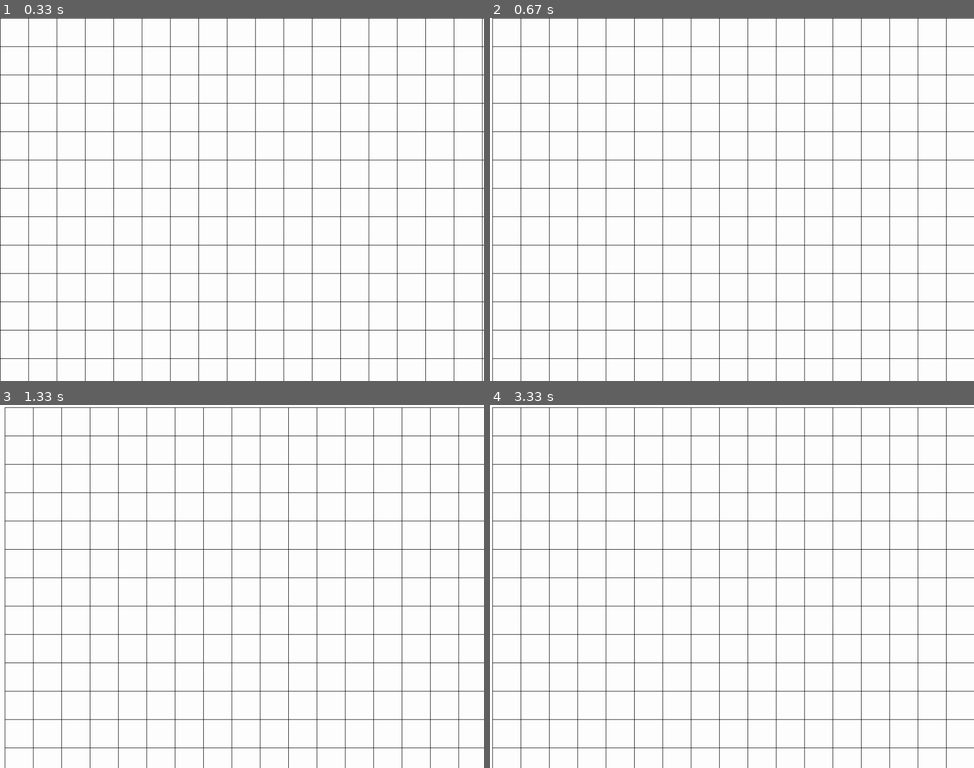
Above: before the commit, frames 1-4 (two rows, left to right).
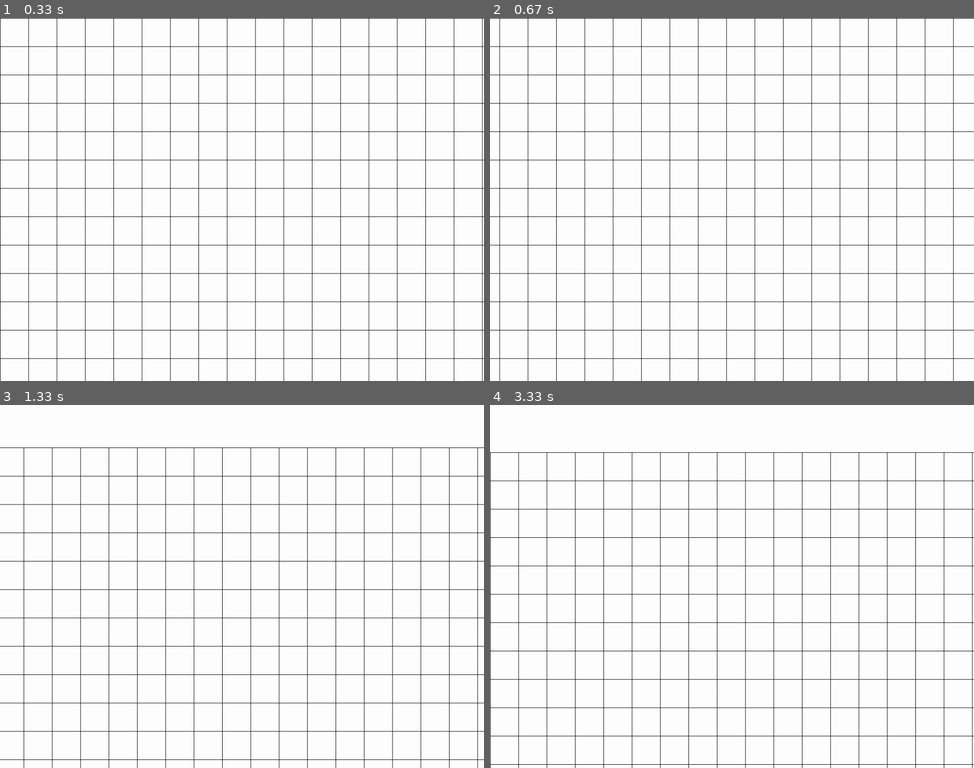
Above: after the commit, the same moments.

Repository: bakineugene/pygame_experiments
Game: pygame game, started from pygame0001.py
Two runs of this game, one before a commit and one after it. Both use one fixed random seed, a clock stepped at 60 frames per second and the inputs below.
Inputs:
- Up to frame 1 (0.33 s): no input
- Up to frame 2 (0.67 s): hold Right from 0.33 s (still down)
- Up to frame 3 (1.33 s): release Right at 0.8 s; hold Up 0.83-1.13 s; hold Right from 1.17 s (still down)
- Up to frame 4 (3.33 s): release Right at 1.63 s; hold Left 1.67-2.2 s; hold Down 2.23-2.53 s; hold Up from 3 s (still down)

Frame 1 is identical in both runs. In frame 2, 6.4% of the frame differs, in the area x 0-96%, y 0-100%; in frame 3, 12%; in frame 4, 12%, in the area x 0-100%, y 0-100%.

Commit message:
simple scrolling

Diff:
--- a/pygame0001.py
+++ b/pygame0001.py
@@ -1,8 +1,12 @@
-import pygame
+from pygame import QUIT, KEYDOWN, K_ESCAPE, draw, init, time, display, Surface, event, K_LEFT, K_RIGHT, K_UP, K_DOWN, KEYDOWN, KEYUP
 
 RESOLUTION_DEFAULT = (1024, 768)
 
 POSITION_ZERO = (0, 0)
+SCROLL_SPEED = 5
+FPS = 60
+MAP_SIZE = 100
+ZOOM = 60
 
 COLOR_WHITE = (255, 255, 255)
 COLOR_BLACK = (0, 0, 0)
@@ -11,18 +15,18 @@
     print(event)
 
 def handle_events_quit(event, game):
-    if event.type == pygame.QUIT:
+    if event.type == QUIT:
         game.is_running = False
-    elif event.type == pygame.KEYDOWN:
-        if event.key == pygame.K_ESCAPE:
+    elif event.type == KEYDOWN:
+        if event.key == K_ESCAPE:
             game.is_running = False
 
 def draw_grid_element(surface, colour, size, point):
     point_plus_x = point[0] + size
     point_plus_y = point[1] + size
-    pygame.draw.lines(surface, colour, True, (point, (point[0], point_plus_y), (point_plus_x, point_plus_y), (point_plus_x, point[1])))
+    draw.lines(surface, colour, True, (point, (point[0], point_plus_y), (point_plus_x, point_plus_y), (point_plus_x, point[1])))
 
-def draw_grid(surface, colour=COLOR_BLACK, size=60, size_x=100, size_y=100):
+def draw_grid(surface, colour=COLOR_BLACK, size=ZOOM, size_x=MAP_SIZE, size_y=MAP_SIZE):
     for x in range(size_x):
         for y in range(size_y):
             draw_grid_element(surface, colour, size, (x * size, y * size))
@@ -31,47 +35,62 @@
 
     def __init__(self):
         self.is_running = True
+        self.grid_position = (0, 0)
+        self.scrolling = (0, 0)
 
         self.scroll_left = 0
         self.scroll_up = 0
+        self.clock = time.Clock()
 
-        pygame.init()
+        init()
 
-        self.screen = pygame.display.set_mode(RESOLUTION_DEFAULT)
+        self.screen = display.set_mode(RESOLUTION_DEFAULT)
 
-        self.background = pygame.Surface(self.screen.get_size())
+        self.background = Surface(self.screen.get_size())
         self.background.fill(COLOR_WHITE)
         self.background = self.background.convert()
 
-        self.grid = pygame.Surface((6000, 6000))
+        self.grid = Surface((ZOOM*MAP_SIZE, ZOOM*MAP_SIZE))
         self.grid.fill(COLOR_WHITE)
         draw_grid(self.grid)
 
         self.grid = self.grid.convert_alpha()
 
     def draw(self):
+        self.grid_position = (self.grid_position[0] + self.scrolling[0], self.grid_position[1] + self.scrolling[1])
         self.screen.blit(self.background, POSITION_ZERO)
-        self.screen.blit(self.grid, (POSITION_ZERO[0] + self.scroll_left, POSITION_ZERO[1] + self.scroll_up))
-        pygame.display.flip()
+        self.screen.blit(self.grid, self.grid_position)
+        display.flip()
 
     def start(self):
-        while game.is_running:
-            for event in pygame.event.get():
-                handle_events_debug(event, game)
-                handle_events_quit(event, game)
-                self.handle_grid_scroll(event)
-            game.draw()
+        while self.is_running:
+            self.clock.tick(FPS)
+            for e in event.get():
+                handle_events_debug(e, self)
+                handle_events_quit(e, self)
+                self.handle_grid_scroll(e)
+            self.draw()
 
     def handle_grid_scroll(self, event):
-        if event.type == pygame.KEYDOWN:
-            if event.key == pygame.K_RIGHT:
-                self.scroll_left = self.scroll_left + 5
-            if event.key == pygame.K_LEFT:
-                self.scroll_left = self.scroll_left - 5
-            if event.key == pygame.K_UP:
-                self.scroll_up = self.scroll_up + 5
-            if event.key == pygame.K_DOWN:
-                self.scroll_up = self.scroll_up - 5
+        if event.type == KEYDOWN:
+            if event.key == K_RIGHT:
+                self.scrolling = (-SCROLL_SPEED, self.scrolling[1])
+            if event.key == K_LEFT:
+                self.scrolling = (SCROLL_SPEED, self.scrolling[1])
+            if event.key == K_UP:
+                self.scrolling = (self.scrolling[0], SCROLL_SPEED)
+            if event.key == K_DOWN:
+                self.scrolling = (self.scrolling[0], -SCROLL_SPEED)
+        elif event.type == KEYUP:
+            if event.key == K_RIGHT:
+                self.scrolling = (0, self.scrolling[1])
+            if event.key == K_LEFT:
+                self.scrolling = (0, self.scrolling[1])
+            if event.key == K_UP:
+                self.scrolling = (self.scrolling[0], 0)
+            if event.key == K_DOWN:
+                self.scrolling = (self.scrolling[0], 0)
+
 
 game = Game()
 game.start()
